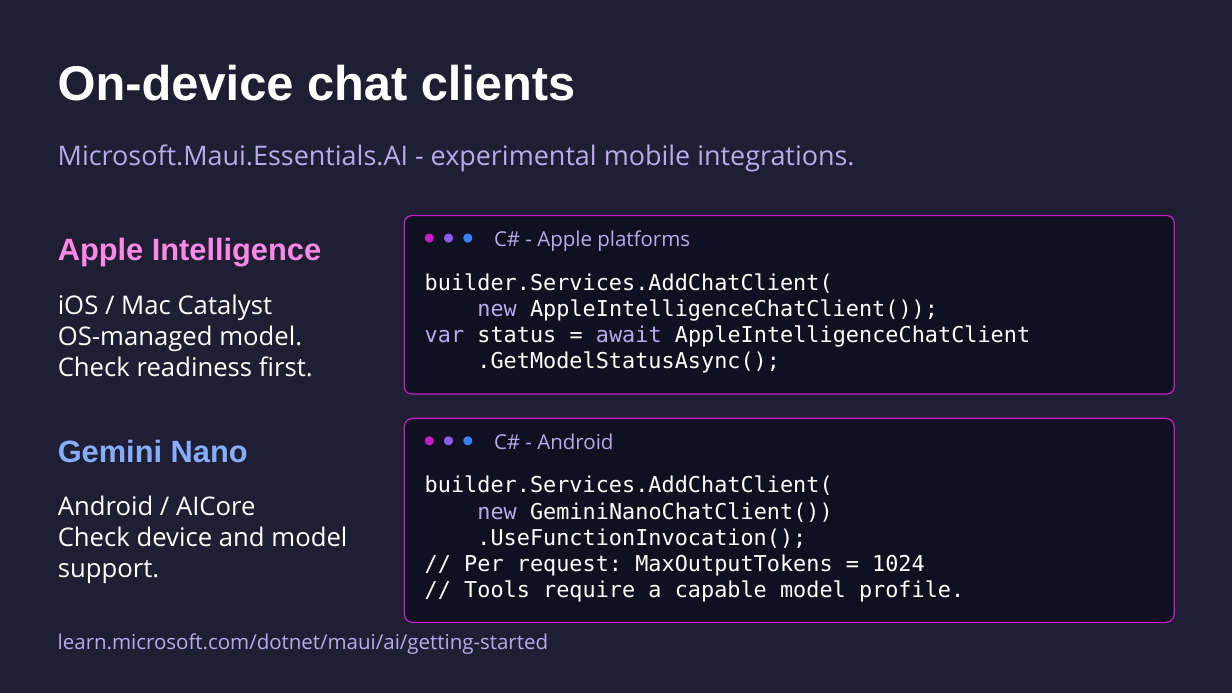
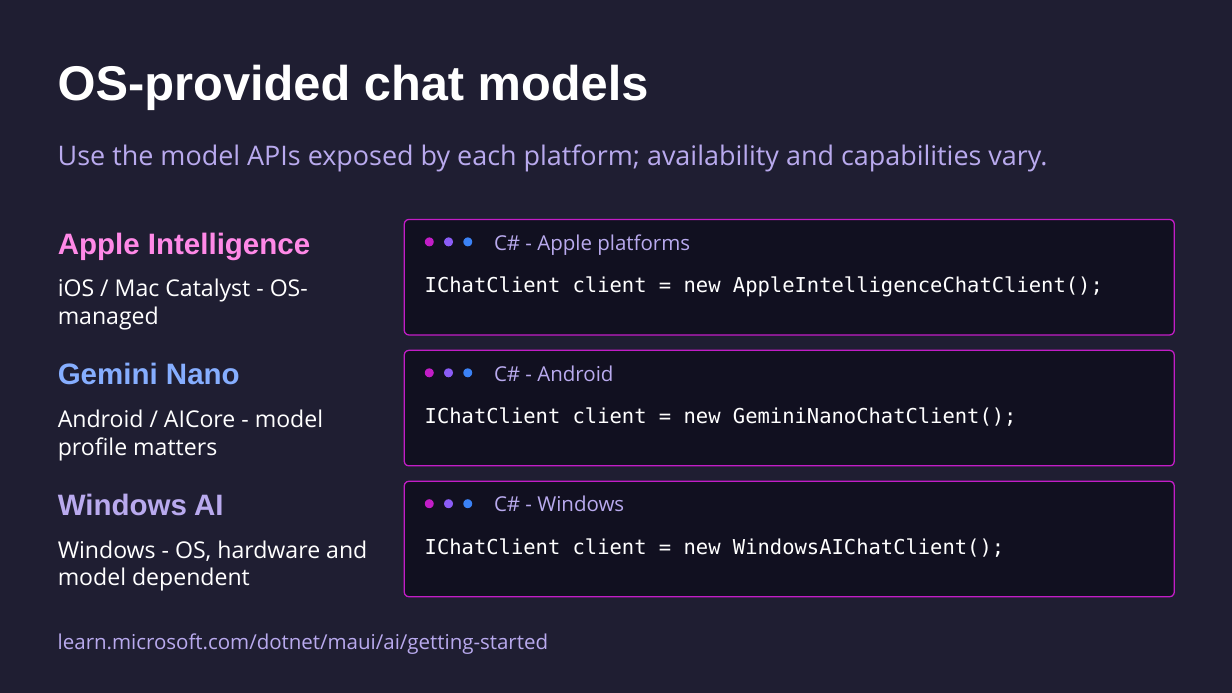
Before and after one commit to mattleibow/dotnetconf2026, a slide deck: slide 16 of slides.pptx. Drawn at 1232x693 pixels with LibreOffice and Linux fonts; fonts in the diff are those of the drawing. Boxes give left, top, right and bottom in pixels: in the first picture for what was removed or moved away, otherwise in the second. Text is boxed around its words. In the diff, an @@ line names an element or a change of style, - is before the commit and + after.

```diff
--- a/slides.pptx
+++ b/slides.pptx
@@ text at (58, 64, 649, 109): text changed @@
-On-device chat clients
+OS-provided chat models
@@ text removed at (58, 144, 854, 172) @@
-Microsoft.Maui.Essentials.AI - experimental mobile integrations.
@@ text added at (58, 144, 1047, 172), 21 pt, text #B9AAEE @@
+Use the model APIs exposed by each platform; availability and capabilities vary.
@@ text "Apple Intelligence" at (58, 232, 310, 259): size 24 to 23 pt @@
@@ rounded rectangle: place and size @@
-rounded rectangle at (405, 215, 1175, 394)
+rounded rectangle at (405, 220, 1175, 335)
@@ 3 ellipses, 1 text: place and size @@
-3 ellipses, 1 text at (425, 230, 690, 251)
+3 ellipses, 1 text at (425, 234, 690, 255)
@@ text at (58, 278, 308, 329): text changed; size 20 to 18 pt @@
-iOS / Mac Catalyst
-OS-managed model.
-Check readiness first.
+iOS / Mac Catalyst - OS-managed
@@ text at (425, 276, 1103, 297): text changed; size 17 to 16 pt @@
-builder.Services.AddChatClient(
-new AppleIntelligenceChatClient());
-var status = await AppleIntelligenceChatClient
-.GetModelStatusAsync();
+IChatClient client = new AppleIntelligenceChatClient();
@@ text "Gemini Nano" at (58, 362, 240, 385): size 24 to 23 pt @@
@@ text "Gemini Nano": place and size @@
-text "Gemini Nano" at (58, 439, 248, 463)
+text "Gemini Nano" at (58, 362, 240, 385)
@@ rounded rectangle added at (405, 350, 1175, 466), fill #111020, outline #512BD4 1 pt @@
@@ ellipse added at (425, 369, 434, 378), fill #C21DC6 @@
@@ ellipse added at (445, 369, 454, 378), fill #8B5CF6 @@
@@ ellipse added at (463, 369, 472, 378), fill #3B82F6 @@
@@ text "C# - Android": place and size @@
-text "C# - Android" at (494, 433, 613, 449)
+text "C# - Android" at (494, 365, 613, 381)
@@ text added at (58, 409, 323, 460), 18 pt, text #FFFFFF @@
+Android / AICore - model profile matters
@@ text added at (425, 407, 1017, 426), 16 pt, text #FFFFFF @@
+IChatClient client = new GeminiNanoChatClient();
@@ text removed at (425, 475, 964, 602) @@
-builder.Services.AddChatClient(
-new GeminiNanoChatClient())
-.UseFunctionInvocation();
-// Per request: MaxOutputTokens = 1024
-// Tools require a capable model profile.
@@ text added at (58, 493, 223, 516), 23 pt, text #B9AAEE, bold @@
+Windows AI
@@ rounded rectangle: place and size @@
-rounded rectangle at (405, 419, 1175, 623)
+rounded rectangle at (405, 482, 1175, 597)
@@ 3 ellipses: place and size @@
-3 ellipses at (425, 436, 472, 445)
+3 ellipses at (425, 499, 472, 508)
@@ text added at (494, 495, 624, 511), 16 pt, text #B9AAEE @@
+C# - Windows
@@ text added at (425, 538, 1004, 557), 16 pt, text #FFFFFF @@
+IChatClient client = new WindowsAIChatClient();
@@ text at (58, 540, 367, 591): text changed; size 20 to 18 pt @@
-Android / AICore
-Check device and model support.
+Windows - OS, hardware and model dependent
```
Also in this commit, not shown: 2 other slides changed, 2 slides added, 1 slide removed.
